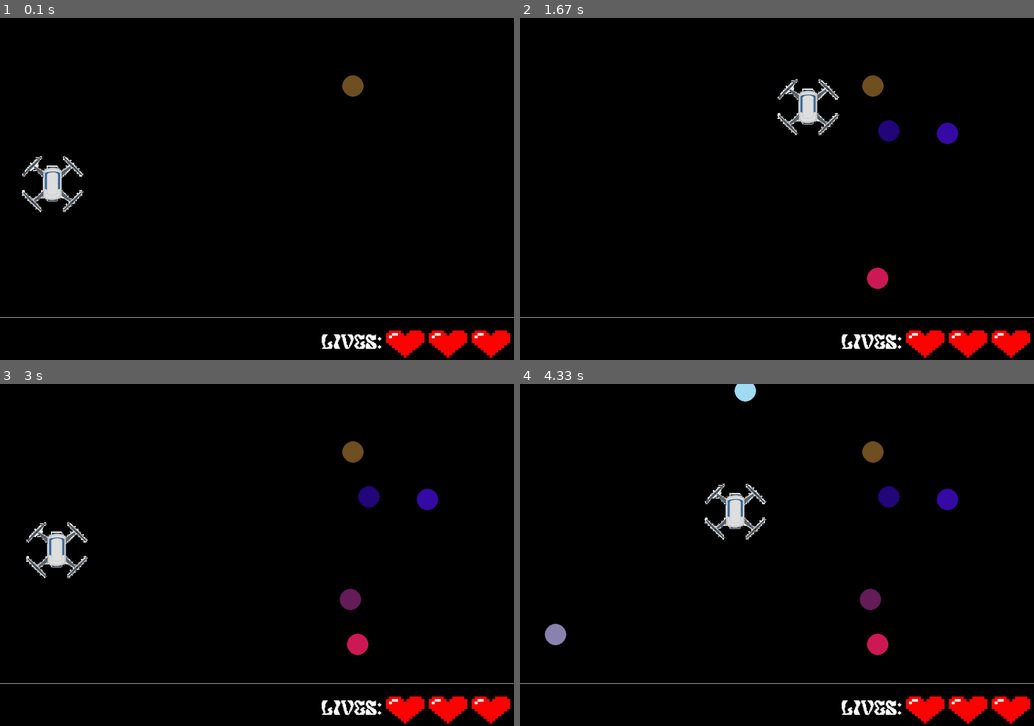
Above: before the commit, frames 1-4 (two rows, left to right).
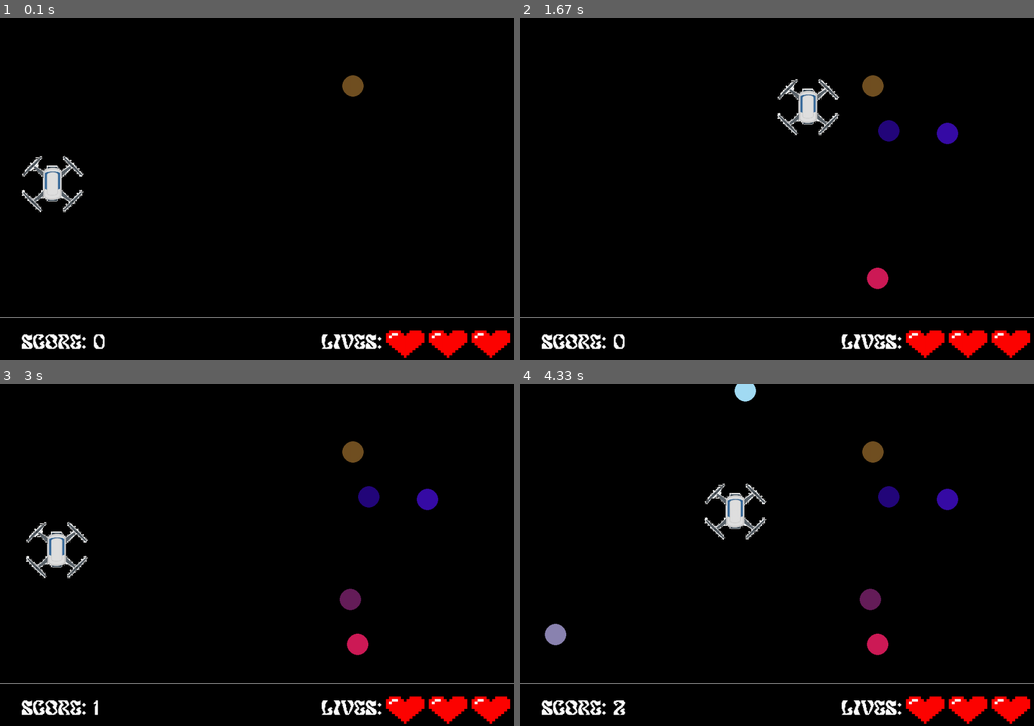
Above: after the commit, the same moments.

Repository: rigvedepur/Fll-Pygame
Game: pygame game, started from game.py
Two runs of this game, one before a commit and one after it. Both use one fixed random seed, a clock stepped at 60 frames per second and the inputs below.
Inputs:
- Up to frame 1 (0.1 s): no input
- Up to frame 2 (1.67 s): hold Right 0.33-0.8 s; hold Up 0.83-1.13 s; hold Right 1.17-1.63 s
- Up to frame 3 (3 s): hold Left 1.67-2.2 s; hold Down 2.23-2.53 s; hold Left 2.57-2.97 s
- Up to frame 4 (4.33 s): hold Up 3-3.37 s; hold Right 3.4-4.03 s; hold Down from 4.07 s (still down)

The runs differ from the first frame. In frame 1, 0.4% of the frame differs, in the area x 4-21%, y 92-97%; in frame 2, 0.4%; in frame 3, 0.4%; in frame 4, 0.4%.

Commit message:
score system added

Diff:
--- a/game.py
+++ b/game.py
@@ -21,6 +21,7 @@
 moving_up = False
 clock = pygame.time.Clock()
 ballDestroyed = False
+player_score = 0
 
 heart1 = pygame.image.load('images/heart.webp')
 heart2 = pygame.image.load('images/heart.webp')
@@ -90,7 +91,10 @@
     screen.blit(player, player_pos)
     pygame.draw.line(screen, (255, 255, 255), (0, 700), (1200, 700))
     lives_text = font.render(f"Lives: ", True, (255, 255, 255), 130)
+    score_text = font.render(f"Score: {player_score}", True, (255, 255, 255), 130)
+    screen.blit(score_text, (50, 740))
     screen.blit(lives_text, (750, 740))
+
 
     if len(hearts) > 0:
         for i, heart in enumerate(hearts):
@@ -149,6 +153,7 @@
             if player_rect.colliderect(ball.createRectForBall()):
                 print("Collision detected")
                 balls.remove(ball)
+                player_score += 1
 
     if lives == 0:
         print("Game Over")
